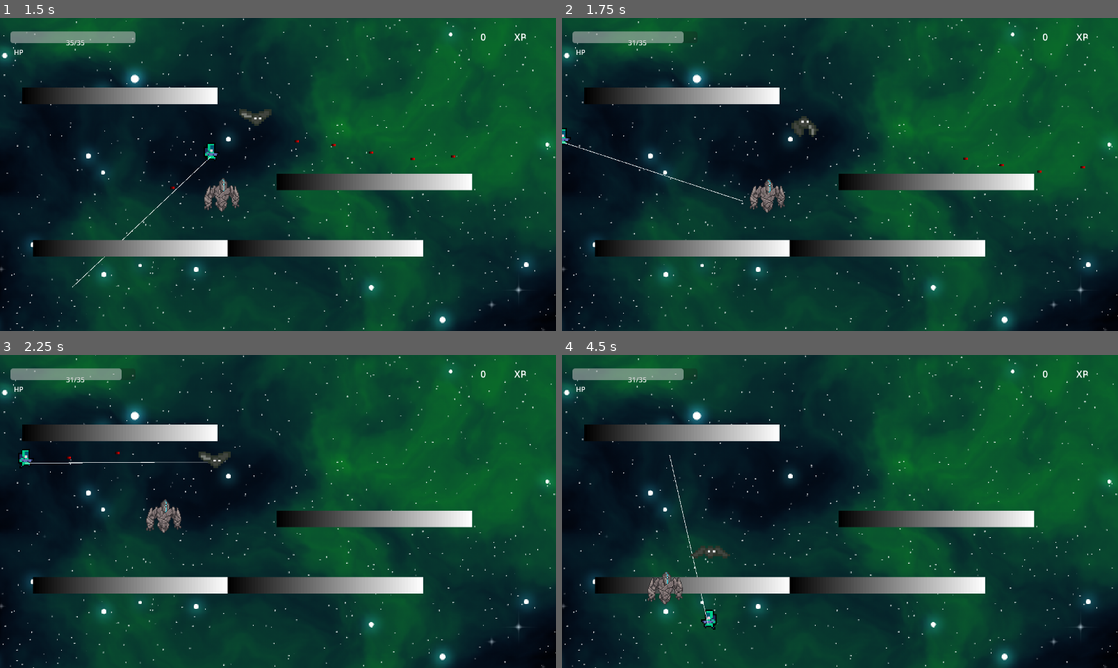
Above: before the commit, frames 1-4 (two rows, left to right).
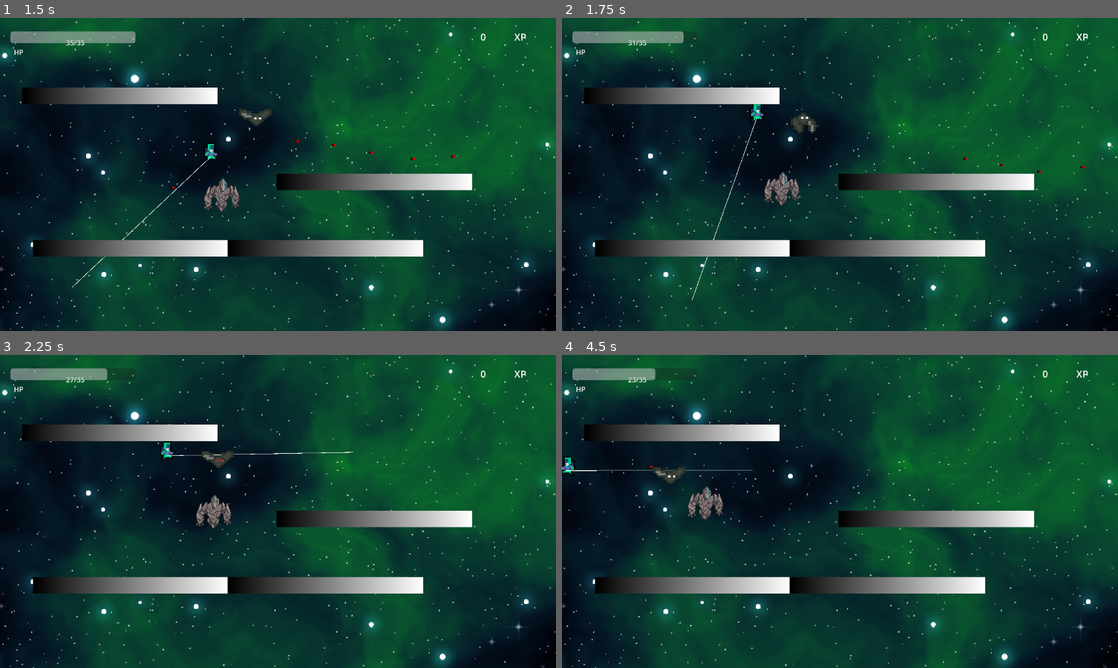
Above: after the commit, the same moments.

Repository: fer-hnndz/europa-game
Game: Godot game, scene res://scenes/TestScene.tscn
Same seed, same stepped clock (60 frames per second), same inputs: the game is played once before the commit and once after it. Sound files missing from this copy of the repository are replaced by a short silence.
Inputs (mouse positions are in pixels of both pictures, inside the frame that each line leads up to):
- Up to frame 1 (1.5 s): tap Enter (ui_accept) at 0.5, 0.77 s; move the mouse to (400, 158) at 0.52 s; press the mouse at (400, 158) at 0.53 s; hold Right (ui_right) from 0.53 s (still down); move the mouse to (166, 190) at 1.27 s; release the mouse at (166, 190) at 1.28 s; click (166, 190) at 1.35 s
- Up to frame 2 (1.75 s): keep holding Right (ui_right); tap Enter (ui_accept) at 1.52 s
- Up to frame 3 (2.25 s): move the mouse to (333, 442) at 2.02 s; release Right (ui_right) at 2.03 s; press the mouse at (333, 442) at 2.03 s; hold Left (ui_left) from 2.03 s (still down)
- Up to frame 4 (4.5 s): move the mouse to (812, 574) at 2.77 s; release Left (ui_left) at 2.78 s; release the mouse at (812, 574) at 2.78 s; hold Right (ui_right) 2.78-4.28 s; click (812, 574) at 2.85 s; tap Enter (ui_accept) at 3.02, 3.77 s; move the mouse to (1006, 558) at 3.52 s; press the mouse at (1006, 558) at 3.53 s; move the mouse to (673, 464) at 4.27 s; release the mouse at (673, 464) at 4.28 s; hold Left (ui_left) from 4.28 s (still down); click (673, 464) at 4.35 s

Frame 1 is identical in both runs. In frame 2, 1.1% of the frame differs, in the area x 0-47%, y 27-91%; in frame 3, 1.4%; in frame 4, 1.7%, in the area x 0-35%, y 4-88%.

Commit message:
Se mejoro el sistema de colisiones y knockback con enemigos

Diff:
--- a/scenes/characters/Bat.tscn
+++ b/scenes/characters/Bat.tscn
@@ -88,6 +88,9 @@
 [sub_resource type="RectangleShape2D" id="RectangleShape2D_mg1pw"]
 size = Vector2(50, 28.2353)
 
+[sub_resource type="RectangleShape2D" id="RectangleShape2D_7bq6p"]
+size = Vector2(51.7647, 29.4118)
+
 [node name="EnemyBat" type="CharacterBody2D"]
 scale = Vector2(1.7, 1.7)
 collision_layer = 4
@@ -104,3 +107,10 @@
 [node name="CollisionShape2D" type="CollisionShape2D" parent="."]
 position = Vector2(6.76471, -4.11765)
 shape = SubResource("RectangleShape2D_mg1pw")
+
+[node name="Hitbox" type="Area2D" parent="."]
+
+[node name="CollisionShape2D" type="CollisionShape2D" parent="Hitbox"]
+position = Vector2(7.05882, -4.11765)
+scale = Vector2(1, 1)
+shape = SubResource("RectangleShape2D_7bq6p")
--- a/scenes/characters/Player.tscn
+++ b/scenes/characters/Player.tscn
@@ -184,7 +184,7 @@
 gradient = SubResource("Gradient_yl1yf")
 
 [sub_resource type="RectangleShape2D" id="RectangleShape2D_0eec0"]
-size = Vector2(15.2941, 24.1176)
+size = Vector2(15.2941, 23.5294)
 
 [node name="Player" type="CharacterBody2D"]
 material = SubResource("CanvasItemMaterial_vwtsi")
@@ -201,7 +201,8 @@
 frame_progress = 0.687137
 
 [node name="CollisionShape2D" type="CollisionShape2D" parent="."]
-position = Vector2(2.94118, -1.47059)
+position = Vector2(2.94119, -1.47059)
+scale = Vector2(1, 1)
 shape = SubResource("RectangleShape2D_06m1h")
 debug_color = Color(0, 0.6, 0.701961, 0.419608)
 
@@ -216,7 +217,8 @@
 [node name="Hitbox" type="Area2D" parent="."]
 
 [node name="CollisionShape2D" type="CollisionShape2D" parent="Hitbox"]
-position = Vector2(2.94118, -1.47059)
+position = Vector2(2.94118, -1.76471)
+scale = Vector2(1, 1)
 shape = SubResource("RectangleShape2D_0eec0")
 
-[connection signal="body_entered" from="Hitbox" to="." method="_on_hitbox_body_entered"]
+[connection signal="area_entered" from="Hitbox" to="." method="_on_hitbox_area_entered"]
--- a/scenes/characters/StoneGolem.tscn
+++ b/scenes/characters/StoneGolem.tscn
@@ -136,6 +136,9 @@
 [sub_resource type="RectangleShape2D" id="RectangleShape2D_mg1pw"]
 size = Vector2(48, 46)
 
+[sub_resource type="RectangleShape2D" id="RectangleShape2D_amq1u"]
+size = Vector2(50.5882, 49.4118)
+
 [node name="EnemyStoneGolem" type="CharacterBody2D"]
 scale = Vector2(1.7, 1.7)
 collision_layer = 4
@@ -152,3 +155,10 @@
 [node name="CollisionShape2D" type="CollisionShape2D" parent="."]
 position = Vector2(-1, -3)
 shape = SubResource("RectangleShape2D_mg1pw")
+
+[node name="Area2D" type="Area2D" parent="."]
+
+[node name="CollisionShape2D" type="CollisionShape2D" parent="Area2D"]
+position = Vector2(-1.17647, -2.94117)
+scale = Vector2(1, 1)
+shape = SubResource("RectangleShape2D_amq1u")
--- a/scipts/Bat.gd
+++ b/scipts/Bat.gd
@@ -58,7 +58,6 @@
 		$AnimatedSprite2D.play()
 
 	if (health <= 0):
-		print("Se murio murcielago")
 		player_ui_controller.increase_score(add_points)
 		queue_free()
 
@@ -70,27 +69,16 @@
 
 	# No mover mientras no se haya completado el stall de
 	if (Time.get_unix_time_from_system() <= self.last_attack + ATTACK_STALL):
-		print("NO HA PASADO ATTACK STALL")
 		velocity = Vector2(0, 0)
 
 
 
-	if (last_col):
-		var col = last_col.get_collider()
-		if (col != null):
-			if (col.name == "Player" and velocity.x != 0 and velocity.y != 0):
-				col.current_health -= damage_caused
+#	if (last_col):
+#		var col = last_col.get_collider()
+#		if (col != null):
+#			if (col.name == "Player" and velocity.x != 0 and velocity.y != 0):
+#				col.deal_damage(damage_caused, global_position)
+#
+#				self.last_attack = Time.get_unix_time_from_system()
 
-				var vel = Vector2(0, 0)
-				vel.x = (col.SPEED / 2) * (velocity.x / abs(velocity.x) )
-				vel.y = (col.gravity / 2) * (velocity.y / abs(velocity.y))
-
-				col.velocity = vel
-				col.move_and_slide()
-
-				velocity = Vector2(0, 0)
-				self.last_attack = Time.get_unix_time_from_system()
-			else:
-				print("Choco con attack stall on")
-
-	last_col = move_and_collide(velocity * SPEED)
+	move_and_collide(velocity * SPEED)
--- a/scipts/Bullet.gd
+++ b/scipts/Bullet.gd
@@ -35,7 +35,6 @@
 		var col = lastCollition.get_collider()
 
 		if (col == null):
-			print("La ultima colision es null???")
 			queue_free()
 			return
 
@@ -45,7 +44,5 @@
 		return
 
 	velocity.normalized()
-	print(velocity)
-	#lastCollition = move_and_collide(velocity * delta)
 	lastCollition = move_and_collide(objective * (delta * speed))
 	pass
--- a/scipts/Player.gd
+++ b/scipts/Player.gd
@@ -84,7 +84,7 @@
 
 	velocity = knockback
 	move_and_slide()
-	print("aplicado")
+	print("[Player.gd - deal_damag] aplicado")
 	lastReceivedAttack = Time.get_unix_time_from_system()
 #
 #=================
@@ -229,7 +229,8 @@
 			var point_pos = $Line2D.get_point_position(1)
 
 # Funcion ejecutada cuando un cuerpo entra en contacto con el jugador
-func _on_hitbox_body_entered(body):
-#	if not (body is CharacterBody2D):
-#		return
-	print(body)
+
+
+
+func _on_hitbox_area_entered(area):
+	deal_damage(area.get_parent().damage_caused, area.get_parent().global_position)
--- a/scipts/StoneGolem.gd
+++ b/scipts/StoneGolem.gd
@@ -4,7 +4,7 @@
 var player
 var SPEED = 0.5
 var last_col
-var damage = 4
+var damage_caused = 4
 var ATTACK_STALL = 0.5
 var last_attack = 0
 
@@ -59,7 +59,6 @@
 		$AnimatedSprite2D.play()
 
 	if (health <= 0):
-		print("Se murio golem")
 		player_ui_controller.increase_score(add_points)
 		queue_free()
 
@@ -71,27 +70,6 @@
 
 	# No mover mientras no se haya completado el stall de
 	if (Time.get_unix_time_from_system() <= self.last_attack + ATTACK_STALL):
-		print("NO HA PASADO ATTACK STALL")
 		velocity = Vector2(0, 0)
 
-
-
-	if (last_col):
-		var col = last_col.get_collider()
-		if (col != null):
-			if (col.name == "Player" and velocity.x != 0 and velocity.y != 0):
-				col.current_health -= 4
-
-				var vel = Vector2(0, 0)
-				vel.x = (col.SPEED / 2) * (velocity.x / abs(velocity.x) )
-				vel.y = (col.gravity / 2) * (velocity.y / abs(velocity.y))
-
-				col.velocity = vel
-				col.move_and_slide()
-
-				velocity = Vector2(0, 0)
-				self.last_attack = Time.get_unix_time_from_system()
-			else:
-				print("Choco con attack stall on")
-
-	last_col = move_and_collide((player_pos - global_position) * (SPEED * delta))
+	move_and_collide((player_pos - global_position) * (SPEED * delta))
Not shown: 1 places in scenes/characters/Bat.tscn that only renumber resources
Not shown: 1 places in scenes/characters/StoneGolem.tscn that only renumber resources
